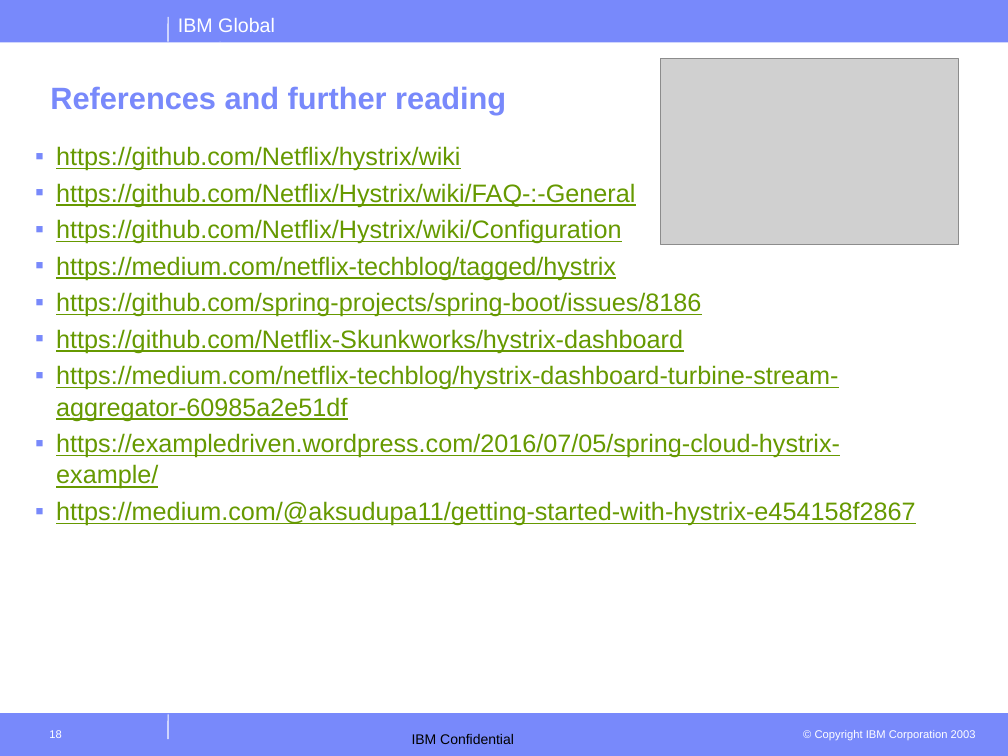
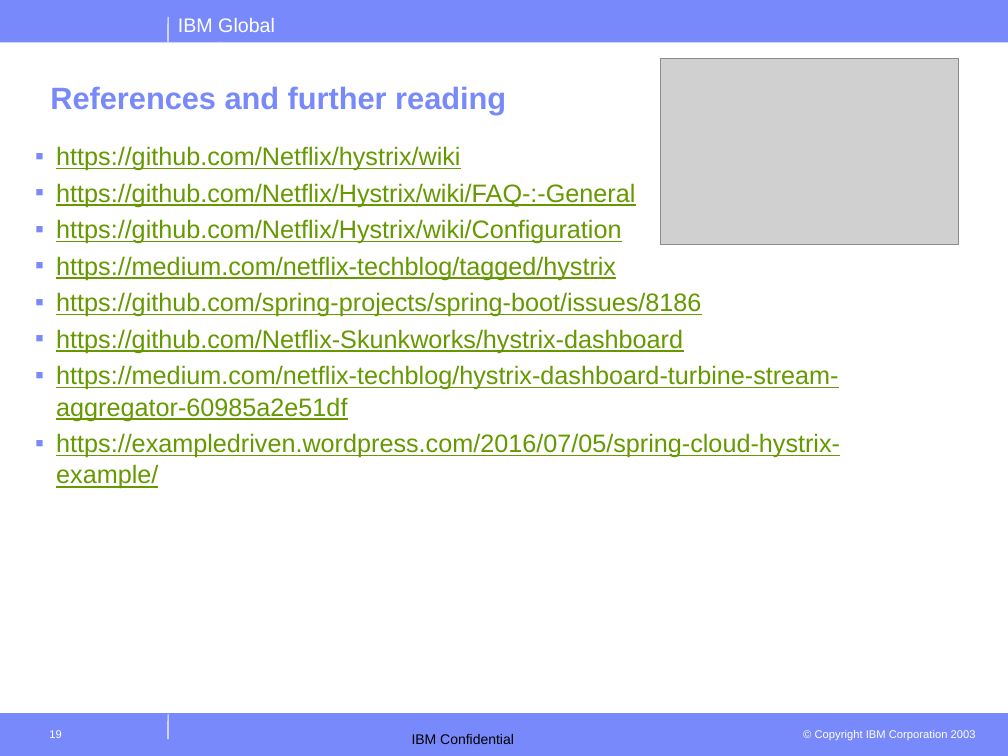
Before and after one commit to krishnabab/OrderValidator, a slide deck: slide 19 of src/main/resources/SDT-Hystrix - V2.0.pptx (slide 18 before the commit). Drawn at 1008x756 pixels with LibreOffice and Linux fonts; fonts in the diff are those of the drawing; grey boxes stand for pictures; background and template pictures are left out. Boxes give left, top, right and bottom in pixels: in the first picture for what was removed or moved away, otherwise in the second. Text is boxed around its words. In the diff, an @@ line names an element or a change of style, - is before the commit and + after.

```diff
--- a/src/main/resources/SDT-Hystrix - V2.0.pptx
+++ b/src/main/resources/SDT-Hystrix - V2.0.pptx
@@ text at box(56, 501, 915, 526): paragraph removed @@
-▪ https://medium.com/@aksudupa11/getting-started-with-hystrix-e454158f2867
```
Also in this commit, not shown: 1 other slide changed, 1 slide added.
